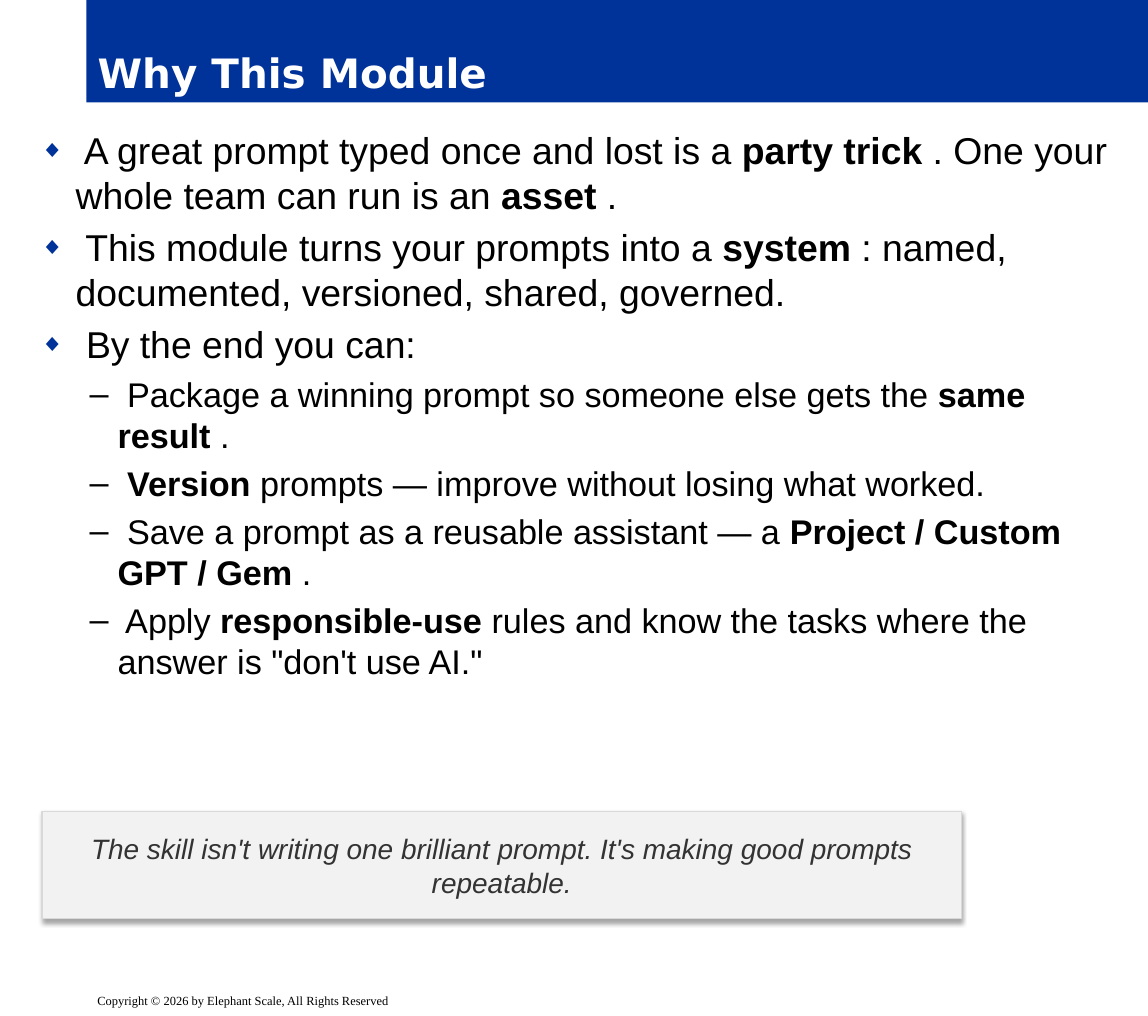
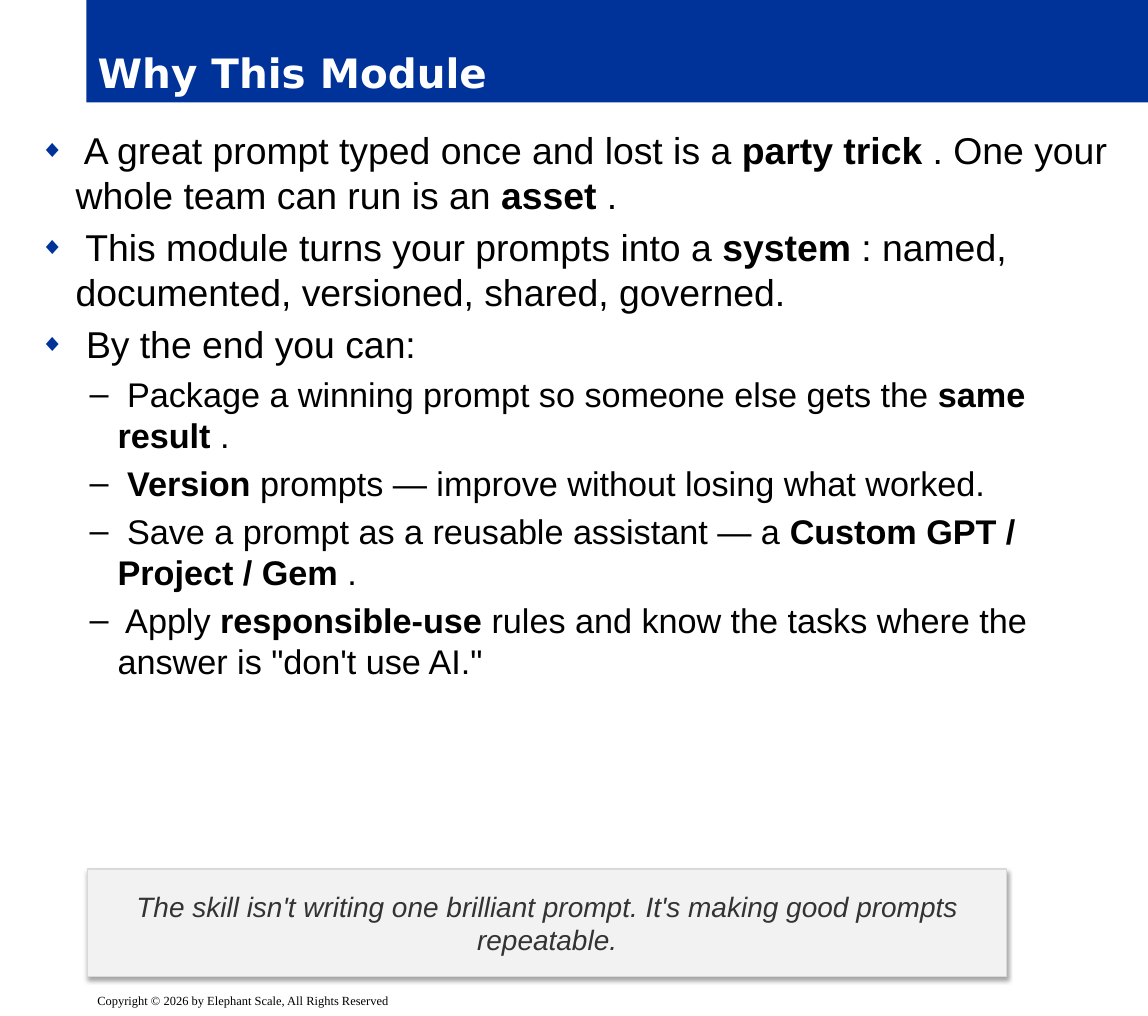
Before and after one commit to elephantscale/Prompt_Engineering_for_Business_Professionals, a slide deck: slide 2 of slides/release/06-prompt-systems-governance.pptx. Drawn at 1148x1016 pixels with LibreOffice and Linux fonts; fonts in the diff are those of the drawing; background and template pictures are left out. Boxes give left, top, right and bottom in pixels: in the first picture for what was removed or moved away, otherwise in the second. Text is boxed around its words. In the diff, an @@ line names an element or a change of style, - is before the commit and + after.

```diff
--- a/slides/release/06-prompt-systems-governance.pptx
+++ b/slides/release/06-prompt-systems-governance.pptx
@@ text at [118,519,996,591]: text changed @@
-  – Save a prompt as a reusable assistant — a Project / Custom GPT / Gem .
+  – Save a prompt as a reusable assistant — a Custom GPT / Project / Gem .
@@ rectangle "The skill isn't writing one ...": place and size @@
-rectangle "The skill isn't writing one ..." at [43,812,962,920]
+rectangle "The skill isn't writing one ..." at [87,869,1007,977]
```
Also in this commit, not shown: 9 other slides changed, 3 other files.
